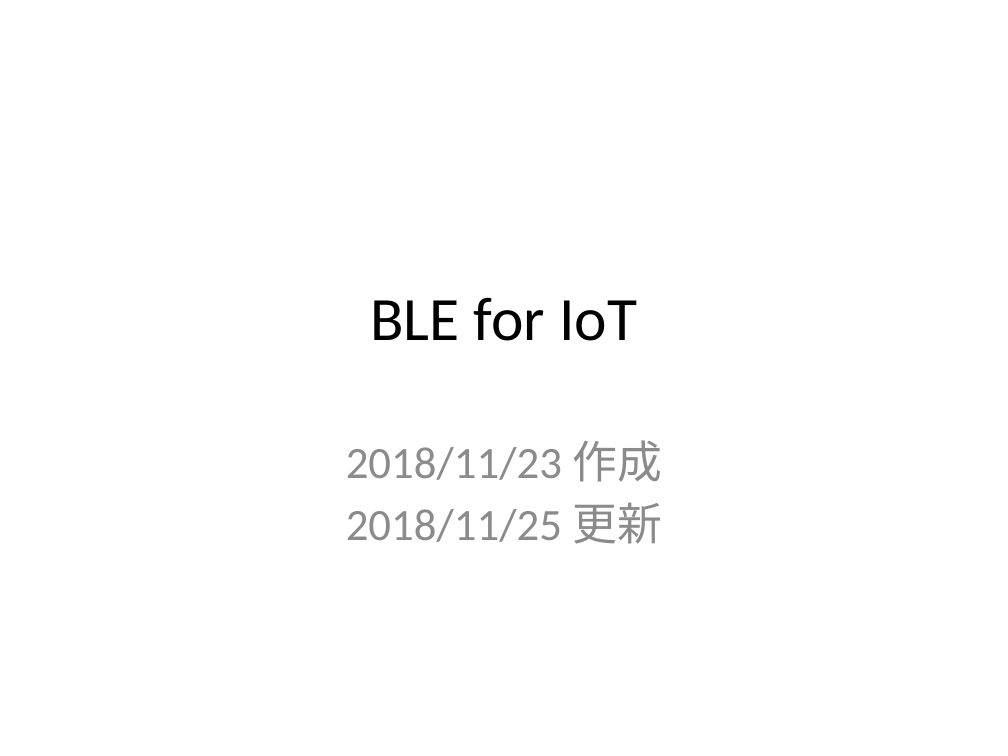
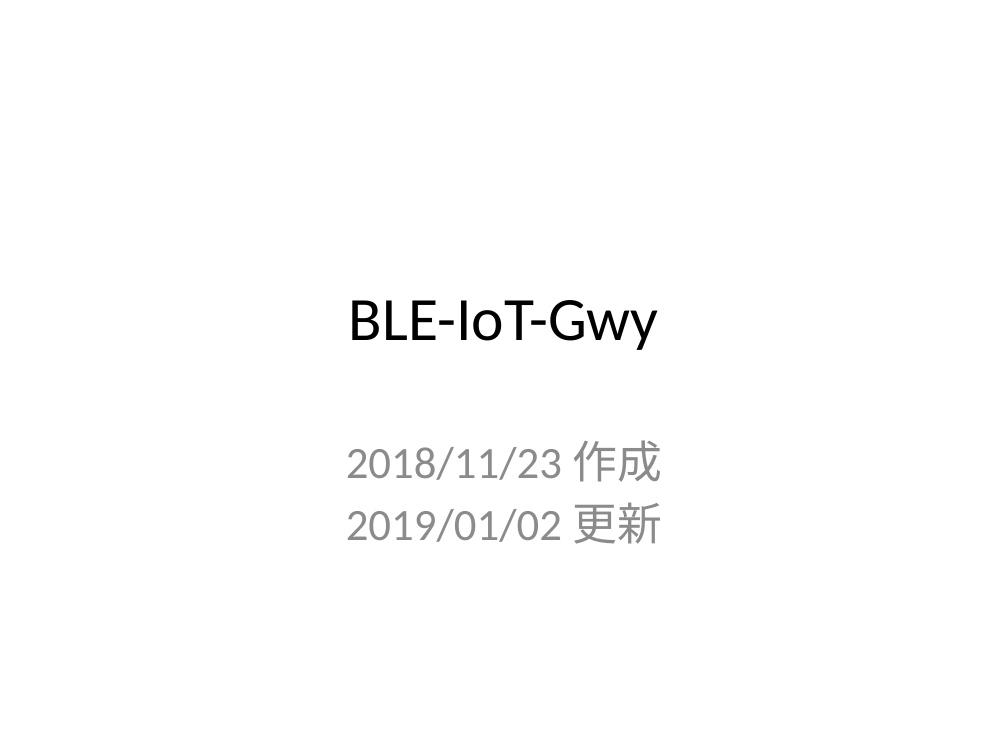
Before and after one commit to jjking2/ble-for-iot, a slide deck: slide 1 of BLE-for-IoT-ja.pptx. Drawn at 1008x756 pixels with LibreOffice and Linux fonts; fonts in the diff are those of the drawing. Boxes give left, top, right and bottom in pixels: in the first picture for what was removed or moved away, otherwise in the second. Text is boxed around its words. In the diff, an @@ line names an element or a change of style, - is before the commit and + after.

```diff
--- a/BLE-for-IoT-ja.pptx
+++ b/BLE-for-IoT-ja.pptx
@@ title at (349, 300, 659, 350): text changed @@
-BLE for IoT
+BLE-IoT-Gwy
@@ subtitle at (346, 502, 662, 544): text changed @@
-2018/11/25 更新
+2019/01/02 更新
```
Also in this commit, not shown: 2 other slides changed, 1 slide added, 1 other file.
